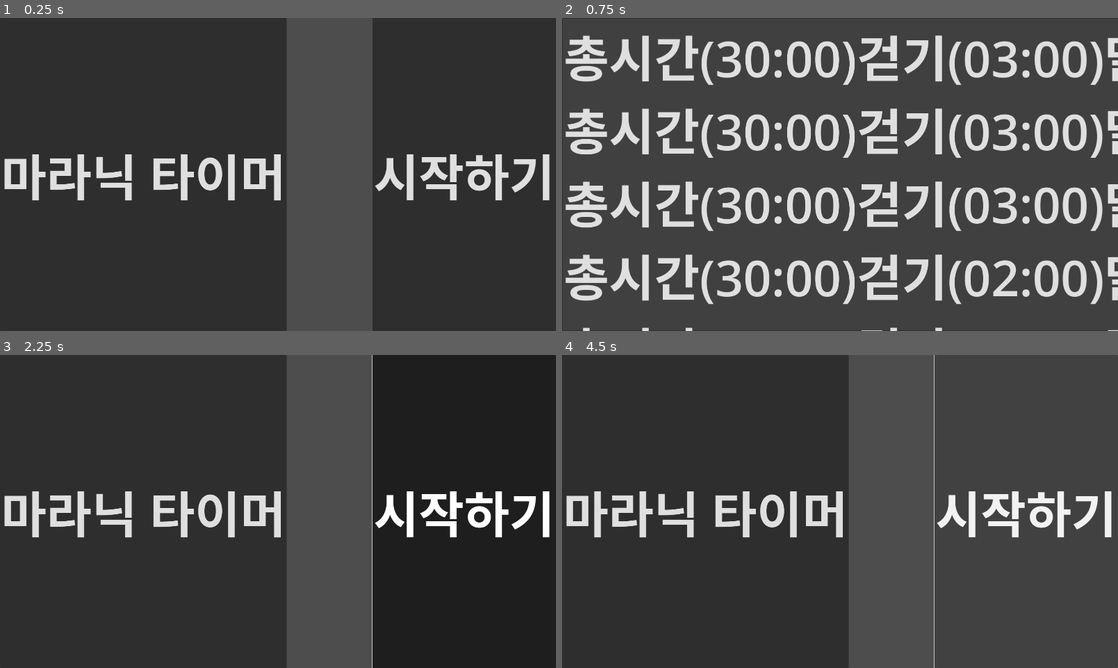
Above: before the commit, frames 1-4 (two rows, left to right).
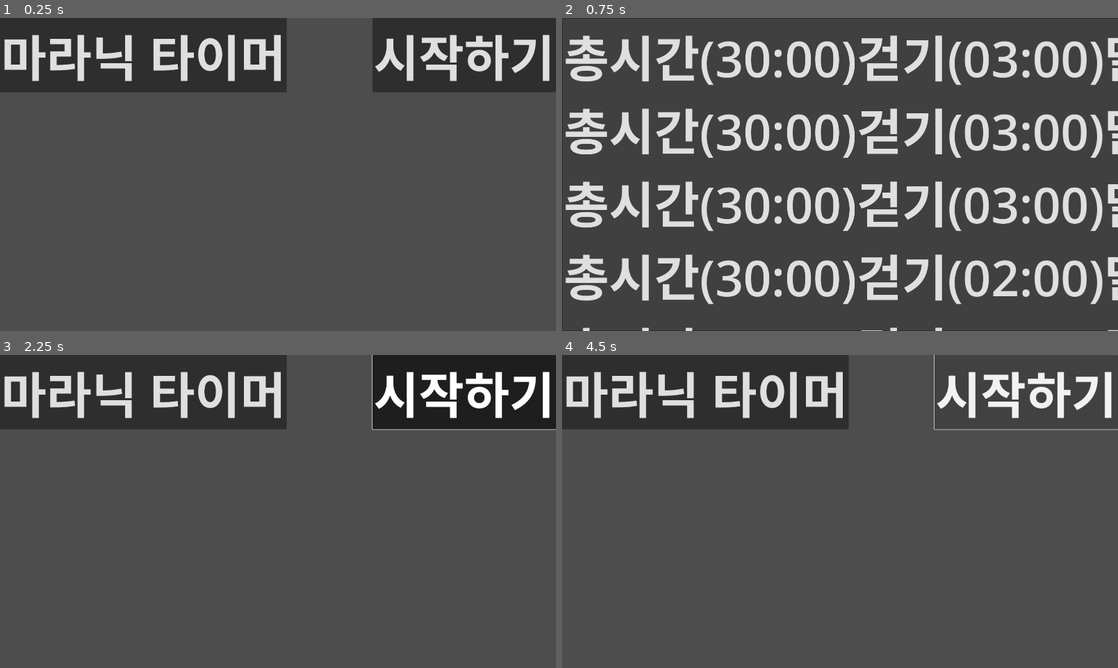
Above: after the commit, the same moments.

Repository: kasworld/maranic
Game: Godot game, scene res://main.tscn
Two runs of this game, one before a commit and one after it. Both use one fixed random seed, a clock stepped at 60 frames per second and the inputs below.
Inputs:
- Up to frame 1 (0.25 s): no input
- Up to frame 2 (0.75 s): click "마라닉 타이머" at 0.5 s
- Up to frame 3 (2.25 s): click "시작하기" at 1.25 s; click "시작하기" at 2 s
- Up to frame 4 (4.5 s): click "마라닉 타이머" at 2.75 s; click "마라닉 타이머" at 3.5 s; click "시작하기" at 4.25 s

The runs differ from the first frame. In frame 1, 69% of the frame differs, in the area x 0-100%, y 5-100%; in frame 2, less than 0.1%; in frame 3, 69%; in frame 4, 46%.
Error in both runs: Invalid access to property or key 'remainSec' on a base object of type 'null instance'. (res://main.gd:95)

Commit message:
works list scroll

Diff:
--- a/main.gd
+++ b/main.gd
@@ -17,10 +17,10 @@
 	[ ["총시간",60*30], ["걷기", 60*3  ], ["달리기", 60*7  ] ],
 	[ ["총시간",60*30], ["걷기", 60*4  ], ["달리기", 60*10 ] ],
 	[ ["총시간",60*30], ["걷기", 60*2  ], ["달리기", 60*13 ] ],
-	[ ["총시간",60*30], ["걷기", 60*2  ], ["달리기", 60*15 ] ],
+	[ ["총시간",60*30], ["걷기", 60*2  ], ["달리기", 60*13 ], ["걷기", 60*2  ], ["달리기", 60*15 ] ],
 	[ ["총시간",60*30], ["걷기", 60*3  ], ["달리기", 60*5  ] ],
 	[ ["총시간",60*30], ["걷기", 60*2  ], ["달리기", 60*20 ] ],
-	[ ["총시간",60*30], ["걷기", 60*2.5], ["달리기", 60*25 ] ],
+	[ ["총시간",60*30], ["걷기", 60*2.5], ["달리기", 60*25 ], ["걷기", 60*2.5] ],
 	[ ["달리기",60*30]                                     ],
 ]
 
@@ -58,13 +58,13 @@
 
 func makeWorks(n ):
 	for i in range(len(Works)):
-		$VBoxContainer.remove_child(Works[i])
+		$VBoxContainer/ScrollContainer/WorksContainer.remove_child(Works[i])
 		Works[i].queue_free()
 	Works = []
 	for i in range(n):
 		var work = workScene.instantiate()
 		Works.append(work)
-		$VBoxContainer.add_child(work)
+		$VBoxContainer/ScrollContainer/WorksContainer.add_child(work)
 
 # Called every frame. 'delta' is the elapsed time since the previous frame.
 func _process(delta: float) -> void:
--- a/main.tscn
+++ b/main.tscn
@@ -23,7 +23,6 @@
 
 [node name="TitleContainer" type="HBoxContainer" parent="VBoxContainer"]
 layout_mode = 2
-size_flags_vertical = 3
 alignment = 1
 
 [node name="MenuButton" type="MenuButton" parent="VBoxContainer/TitleContainer"]
@@ -42,6 +41,16 @@
 toggle_mode = true
 text = "시작하기"
 
+[node name="ScrollContainer" type="ScrollContainer" parent="VBoxContainer"]
+layout_mode = 2
+size_flags_vertical = 3
+follow_focus = true
+
+[node name="WorksContainer" type="VBoxContainer" parent="VBoxContainer/ScrollContainer"]
+layout_mode = 2
+size_flags_horizontal = 3
+size_flags_vertical = 3
+
 [connection signal="timeout" from="Timer" to="." method="_on_timer_timeout"]
 [connection signal="toggled" from="VBoxContainer/TitleContainer/MenuButton" to="." method="_on_menu_button_toggled"]
 [connection signal="toggled" from="VBoxContainer/TitleContainer/StartButton" to="." method="_on_start_button_toggled"]
